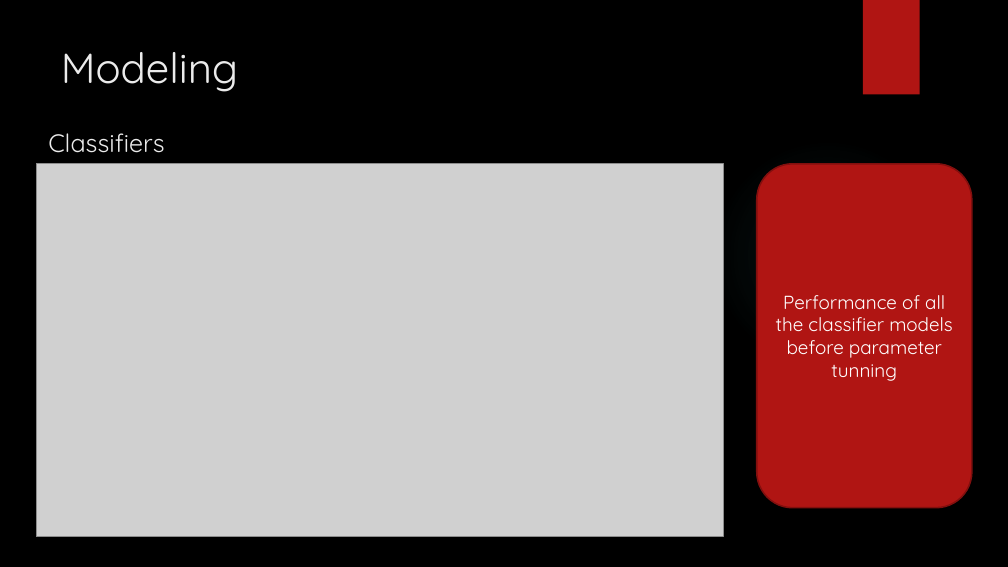
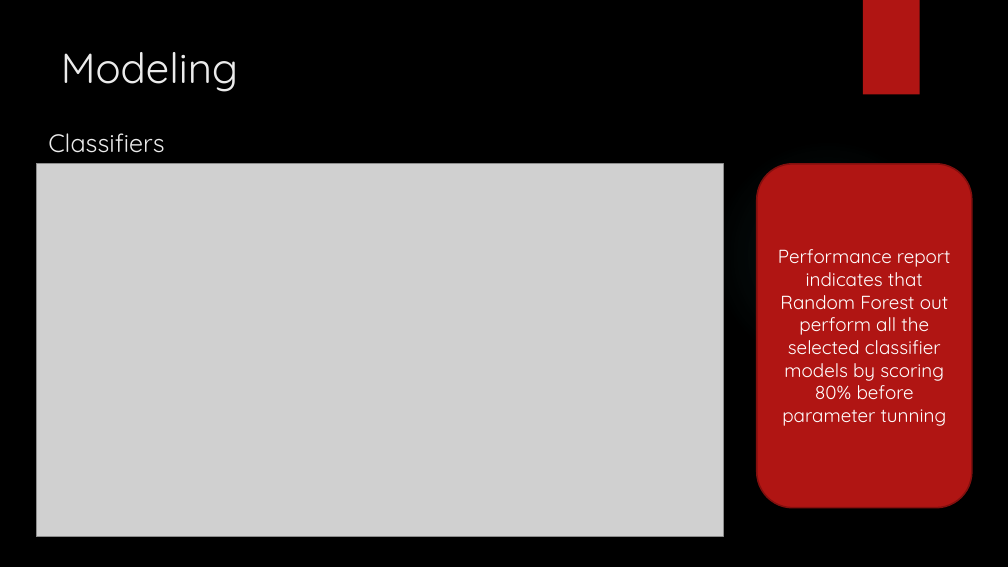
Before and after one commit to SelectTshepo/Presentation, a slide deck: slide 14 of Presentation.pptx (slide 12 before the commit). Drawn at 1008x567 pixels with LibreOffice and Linux fonts; fonts in the diff are those of the drawing; grey boxes stand for pictures; background and template pictures are left out. Boxes give left, top, right and bottom in pixels: in the first picture for what was removed or moved away, otherwise in the second. Text is boxed around its words. In the diff, an @@ line names an element or a change of style, - is before the commit and + after.

```diff
--- a/Presentation.pptx
+++ b/Presentation.pptx
@@ text in rounded rectangle at bbox=[778, 249, 951, 426]: text changed @@
-Performance of all the classifier models before parameter tunning
+Performance report indicates that Random Forest out perform all the selected classifier models by scoring 80% before parameter tunning
```
Also in this commit, not shown: 10 other slides changed, 6 slides added, 2 slides removed.
